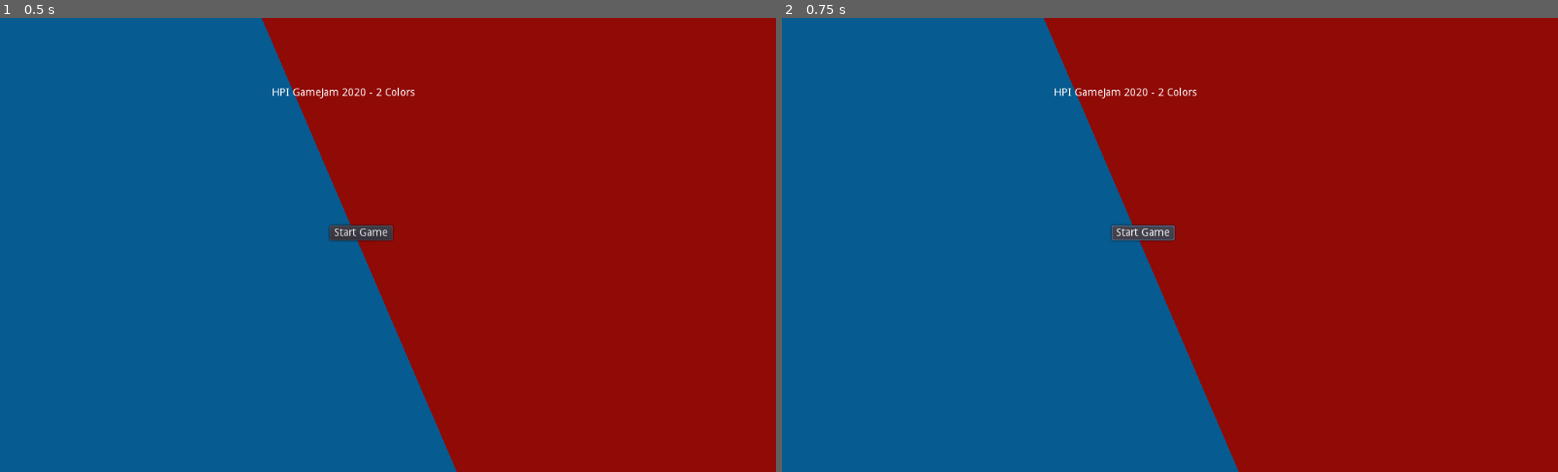
Above: before the commit, frames 1-2 (left to right).
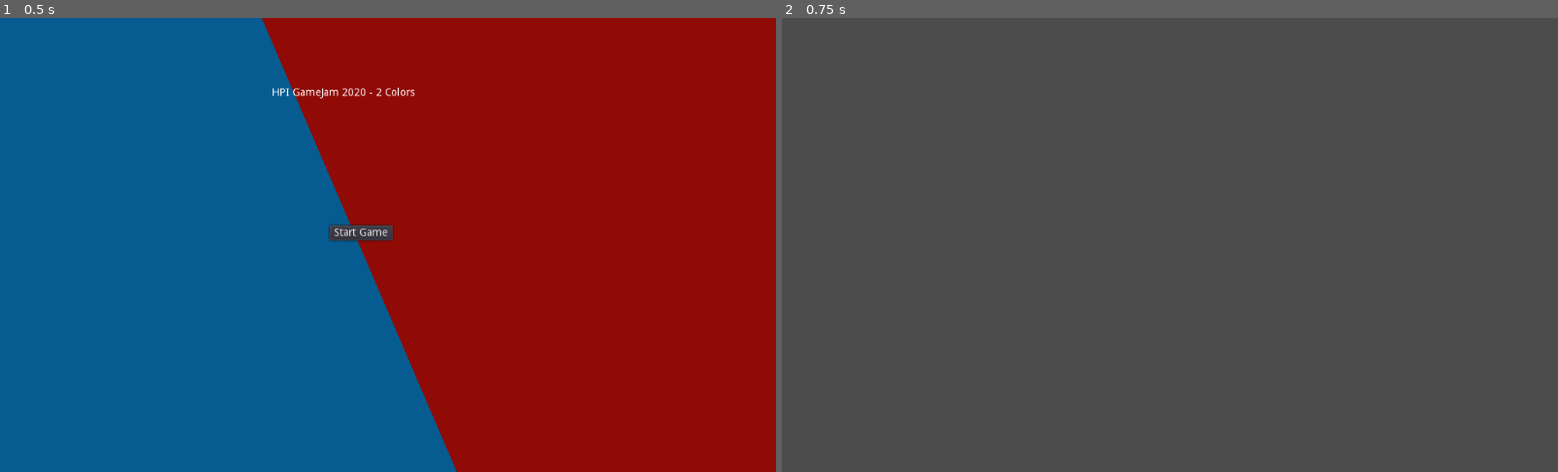
Above: after the commit, the same moments.

Repository: frcroth/hpi_gamejam2020_2colors
Game: Godot game, scene res://Scenes/UI/MainMenu.tscn
Same seed, same stepped clock (60 frames per second), same inputs: the game is played once before the commit and once after it.
Inputs:
- Up to frame 1 (0.5 s): no input
- Up to frame 2 (0.75 s): click "Start Game" at 0.5 s

Frame 1 is identical in both runs. In frame 2, 100% of the frame differs, in the area x 0-100%, y 0-100%.

Commit message:
Start button now starts game

Diff:
--- a/Scenes/UI/MainMenu.gd
+++ b/Scenes/UI/MainMenu.gd
@@ -8,6 +8,10 @@
 func _ready():
 	$RedRect.color = Globals.red
 	$BlueRect.color = Globals.blue
+	$MainButton.connect("pressed",self,"start_game")
+
+func start_game():
+	get_tree().change_scene("res://Scenes/Grid/Board.tscn")
 
 # Called every frame. 'delta' is the elapsed time since the previous frame.
 #func _process(delta):
